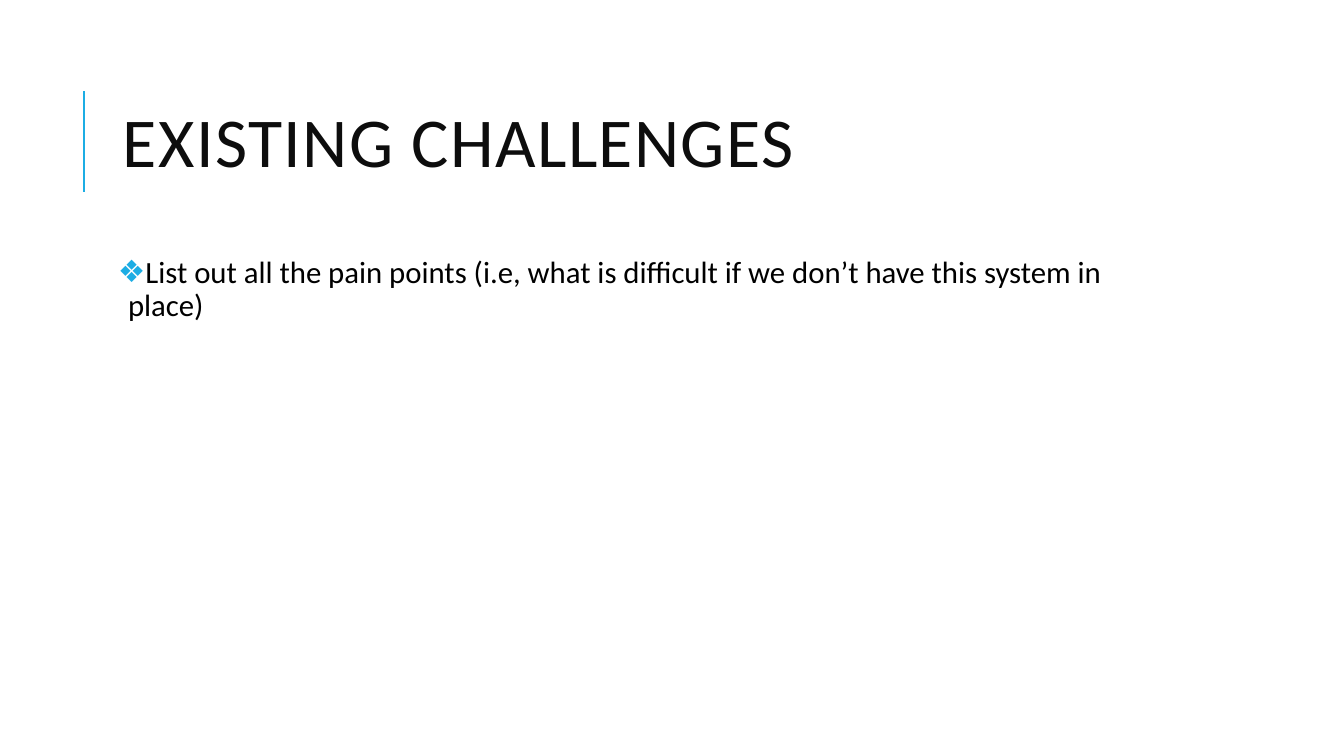
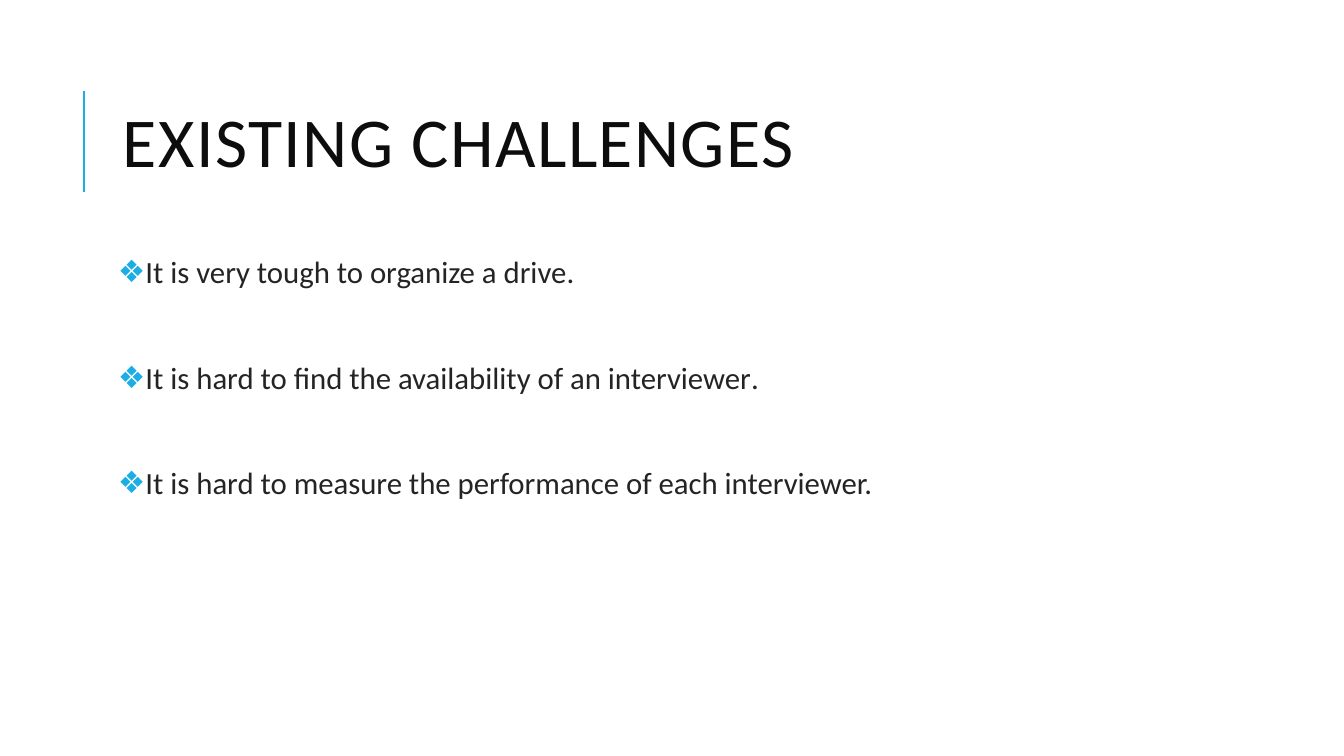
Before and after one commit to TeamAlpha01/Project, a slide deck: slide 4 of Demo PPT/Demo Template.pptx. Drawn at 1344x756 pixels with LibreOffice and Linux fonts; fonts in the diff are those of the drawing. Boxes give left, top, right and bottom in pixels: in the first picture for what was removed or moved away, otherwise in the second. Text is boxed around its words. In the diff, an @@ line names an element or a change of style, - is before the commit and + after.

```diff
--- a/Demo PPT/Demo Template.pptx
+++ b/Demo PPT/Demo Template.pptx
@@ text at bbox=[145, 261, 873, 499]: text changed; text colour #000000 to #242424 @@
-❖ List out all the pain points (i.e, what is difficult if we don’t have this system in place)
+❖ It is very tough to organize a drive.
+❖ It is hard to find the availability of an interviewer.
+❖ It is hard to measure the performance of each interviewer.
```
Also in this commit, not shown: 5 other slides changed, 3 slides added, 2 slides removed.
